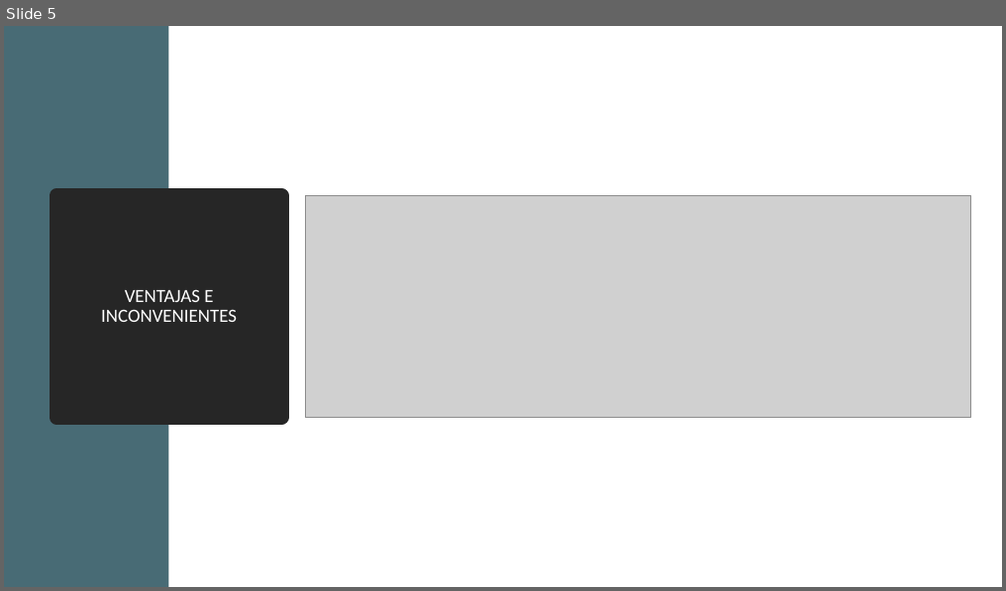
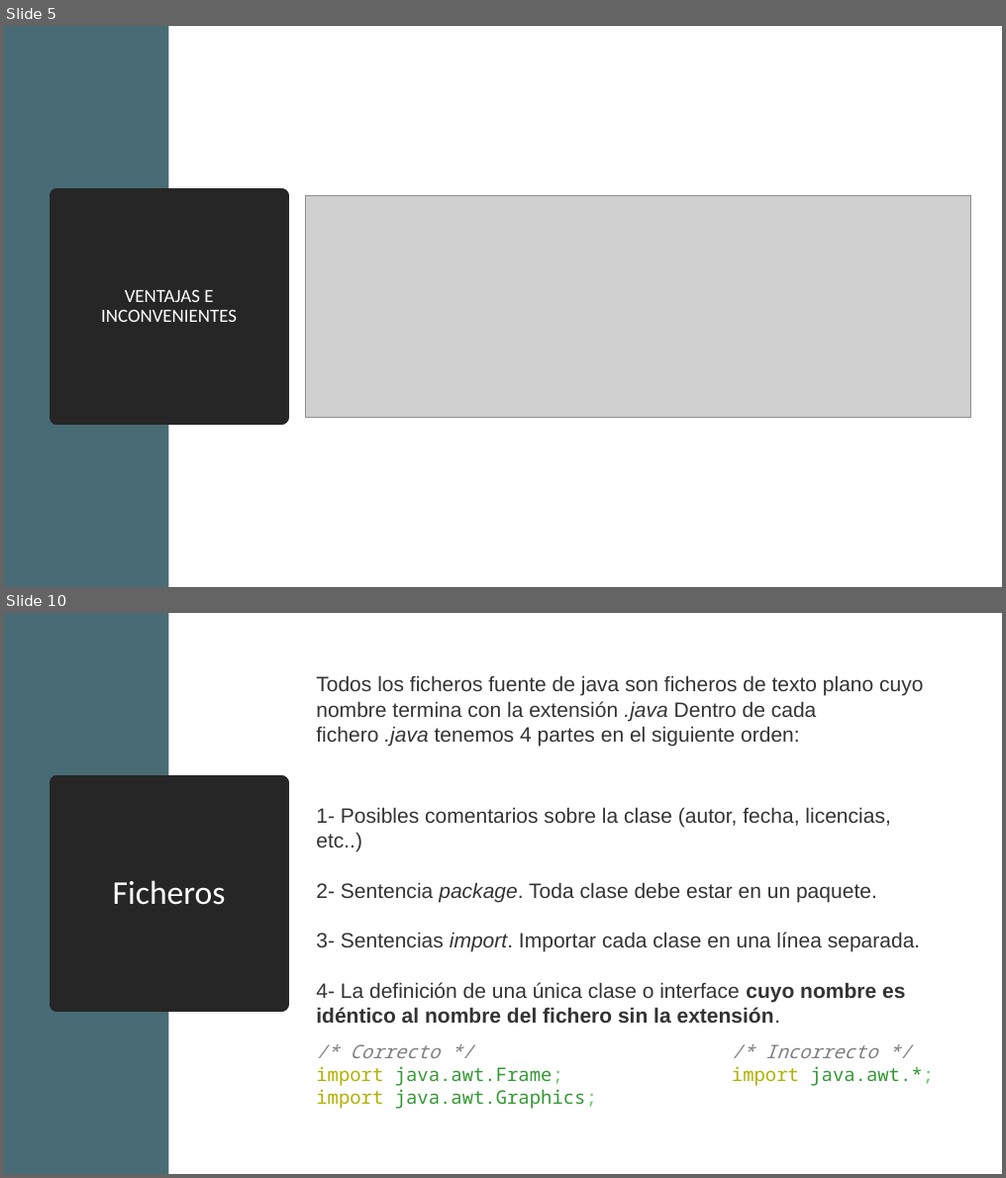
Before and after one commit to davCesur/gestionEquiposDAWEquipo4JAVA, a slide deck: Introducción a TDD.pptx. Shown one above the other, each under a label of ours: slide 5 before the commit, slides 5 and 10 after it; the slides between them are not shown. The pictures are 1006x591 and 1006x1178 pixels, drawn with LibreOffice and Linux fonts; fonts in the diff are those of the drawing; grey boxes stand for pictures. Boxes give left, top, right and bottom in pixels: in the first picture for what was removed or moved away, otherwise in the second. Text is boxed around its words. In the diff, an @@ line names an element or a change of style, - is before the commit and + after.

Commit message:
Presentacion a refactorización.
Añadida parte de la presentación a refactorización en PowerPoint de Introducción a TDD.

```diff
--- a/Introducción a TDD.pptx
+++ b/Introducción a TDD.pptx
@@ slide 10 added at (4, 613, 1002, 1174), background #FFFFFF @@
@@ rectangle added at (4, 613, 168, 1174), fill #486B75 @@
@@ text added at (316, 675, 923, 746), 20 pt, text #333333 @@
+Todos los ficheros fuente de java son ficheros de texto plano cuyo nombre termina con la extensión .java Dentro de cada fichero .java tenemos 4 partes en el siguiente orden:
@@ title added at (56, 783, 282, 1004), fill #262626, outline #262626 13.75 pt, 32 pt, text #FFFFFF @@
+Ficheros
@@ text added at (316, 807, 920, 1023), 20 pt, text #333333 @@
+1- Posibles comentarios sobre la clase (autor, fecha, licencias, etc..)
+2- Sentencia package. Toda clase debe estar en un paquete.
+3- Sentencias import. Importar cada clase en una línea separada.
+4- La definición de una única clase o interface cuyo nombre es idéntico al nombre del fichero sin la extensión.
@@ text added at (316, 1045, 934, 1109), 18 pt, text #339933 @@
+/* Correcto */ /* Incorrecto */
+import java.awt.Frame; import java.awt.*;
+import java.awt.Graphics;
```
Also in this commit, not shown: 50 other slides added.
